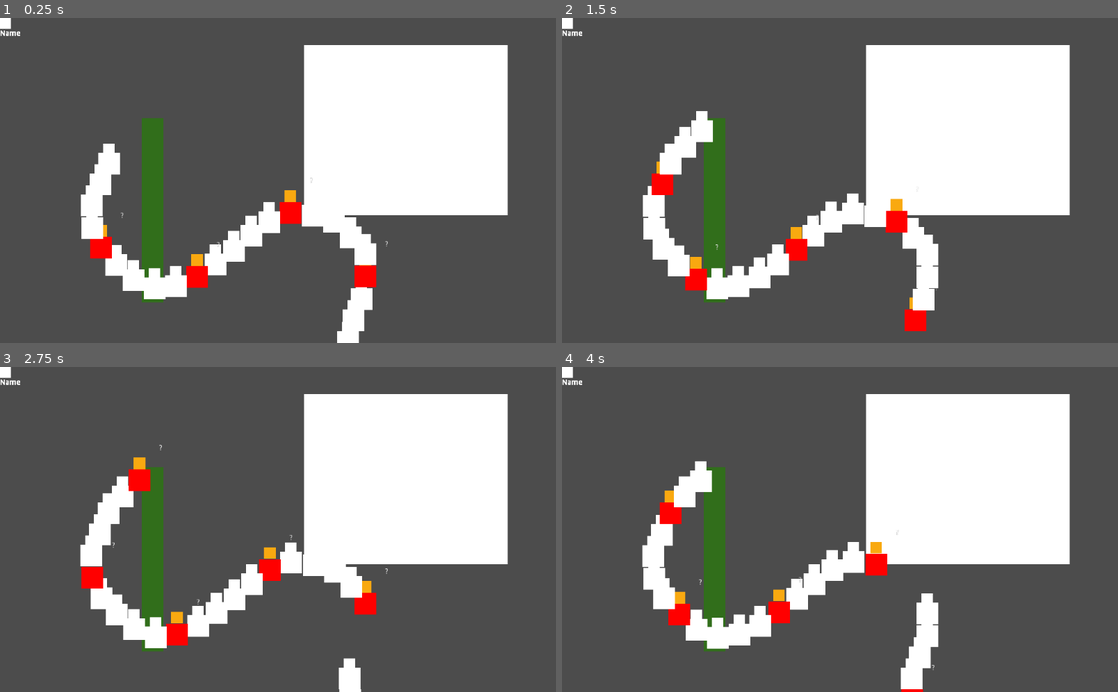
Above: before the commit, frames 1-4 (two rows, left to right).
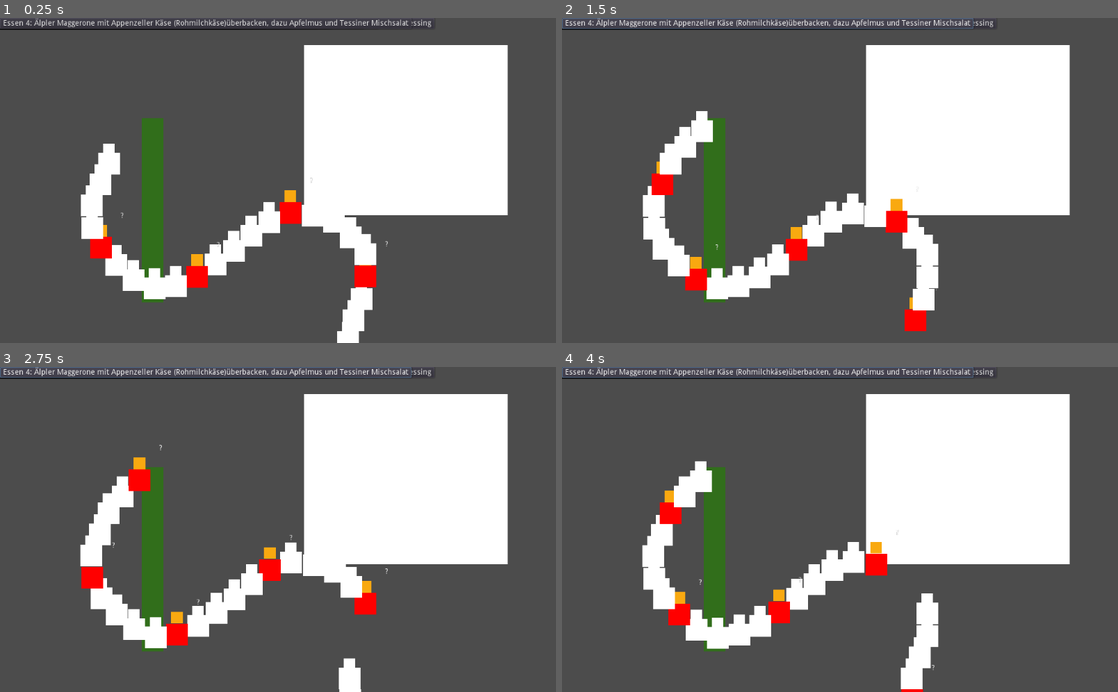
Above: after the commit, the same moments.

Repository: onsetsu/HPIGameJam
Game: Godot game, scene res://Scenes/Mensa.tscn
The game is run twice, just before and just after one commit, with the same random seed, the same clock (stepped at 60 frames per second) and the same inputs.
Inputs (mouse positions are in pixels of both pictures, inside the frame that each line leads up to):
- Up to frame 1 (0.25 s): no input
- Up to frame 2 (1.5 s): click (656, 24) at 0.5 s, where only the run after the commit has a clickable "Essen 1: Tofugulasch mit Papr…"; click (662, 24) at 1.25 s, where only the run after the commit has a clickable "Essen 1: Wurstgulasch mit Pap…"
- Up to frame 3 (2.75 s): click (144, 373) at 2 s, where only the run after the commit has a clickable "Essen 2: Hähnchengeschnetzelt…"
- Up to frame 4 (4 s): click (695, 373) at 2.75 s, where only the run after the commit has a clickable "Essen 3: Matjesfilets mit Dil…"; click (701, 373) at 3.5 s, where only the run after the commit has a clickable "Essen 4: Süßkartoffel-Curry m…"

The runs differ from the first frame. In frame 1, 1.0% of the frame differs, in the area x 0-78%, y 0-6%; in frame 2, 1.2%; in frame 3, 1.2%; in frame 4, 1.2%.

Commit message:
dishes1

Diff:
--- a/Scenes/Dish.gd
+++ b/Scenes/Dish.gd
@@ -13,6 +13,5 @@
 func _ready():
 	pass # Replace with function body.
 
-# Called every frame. 'delta' is the elapsed time since the previous frame.
-#func _process(delta):
-#	pass
+func _process(delta):
+    $button.text = 'Essen ' + str(_number) + ': ' + _name
--- a/Scenes/Dish.tscn
+++ b/Scenes/Dish.tscn
@@ -5,15 +5,7 @@
 [node name="Dish" type="Node2D"]
 script = ExtResource( 1 )
 
-[node name="ColorRect" type="ColorRect" parent="."]
-margin_left = -20.0
-margin_top = -20.0
-margin_right = 20.0
+[node name="button" type="Button" parent="."]
+margin_right = 61.0
 margin_bottom = 20.0
-
-[node name="Label" type="Label" parent="."]
-margin_left = -32.5789
-margin_top = 22.1053
-margin_right = 38.4211
-margin_bottom = 36.1053
-text = "Dish Name"
+text = "Essen 1"
--- a/Scenes/Mensa.tscn
+++ b/Scenes/Mensa.tscn
@@ -1,9 +1,11 @@
-[gd_scene load_steps=3 format=2]
+[gd_scene load_steps=4 format=2]
 
-[ext_resource path="res://Scenes/Queue.tscn" type="PackedScene" id=1]
-[ext_resource path="res://Scenes/Dish.tscn" type="PackedScene" id=2]
+[ext_resource path="res://Scripts/Mensa.gd" type="Script" id=1]
+[ext_resource path="res://Scenes/Queue.tscn" type="PackedScene" id=2]
+[ext_resource path="res://Scenes/Dish.tscn" type="PackedScene" id=3]
 
 [node name="Mensa" type="Node2D"]
+script = ExtResource( 1 )
 
 [node name="Dishes" type="Node2D" parent="."]
 
Not shown: 1 places in Scenes/Mensa.tscn that only renumber resources
